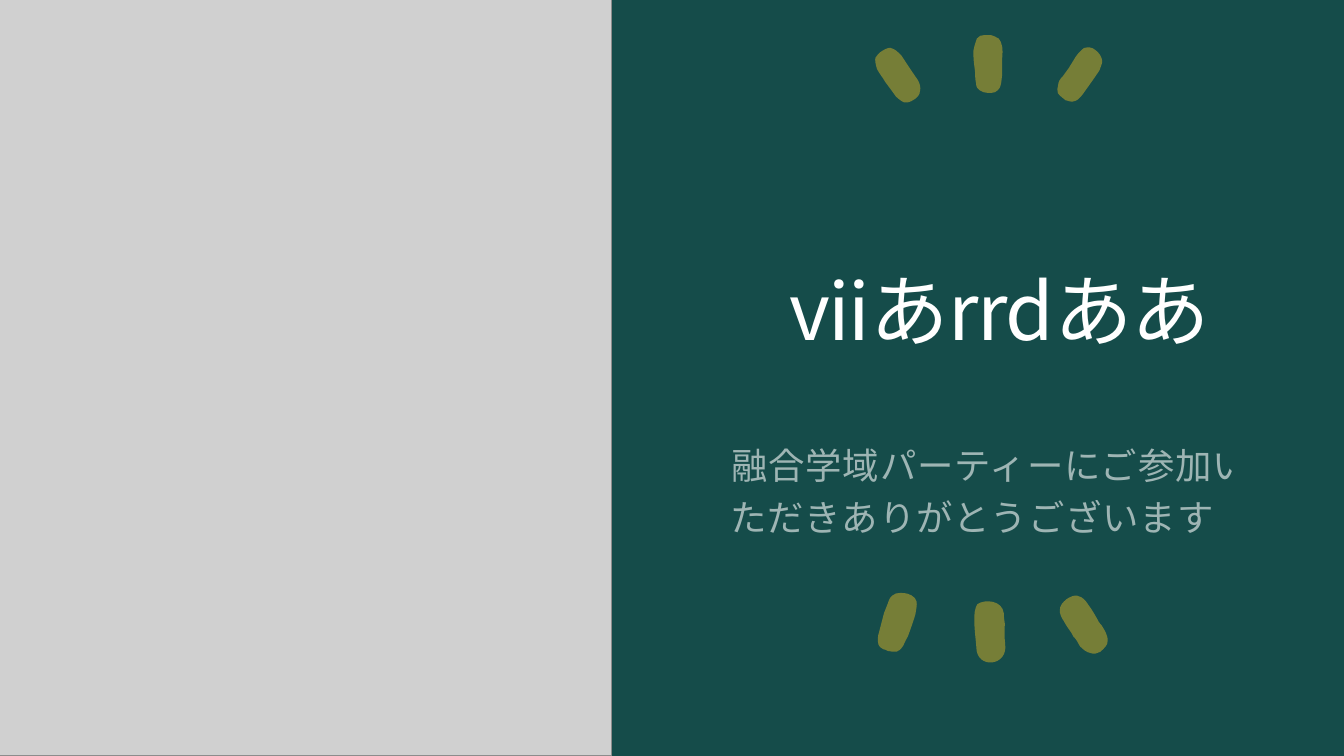
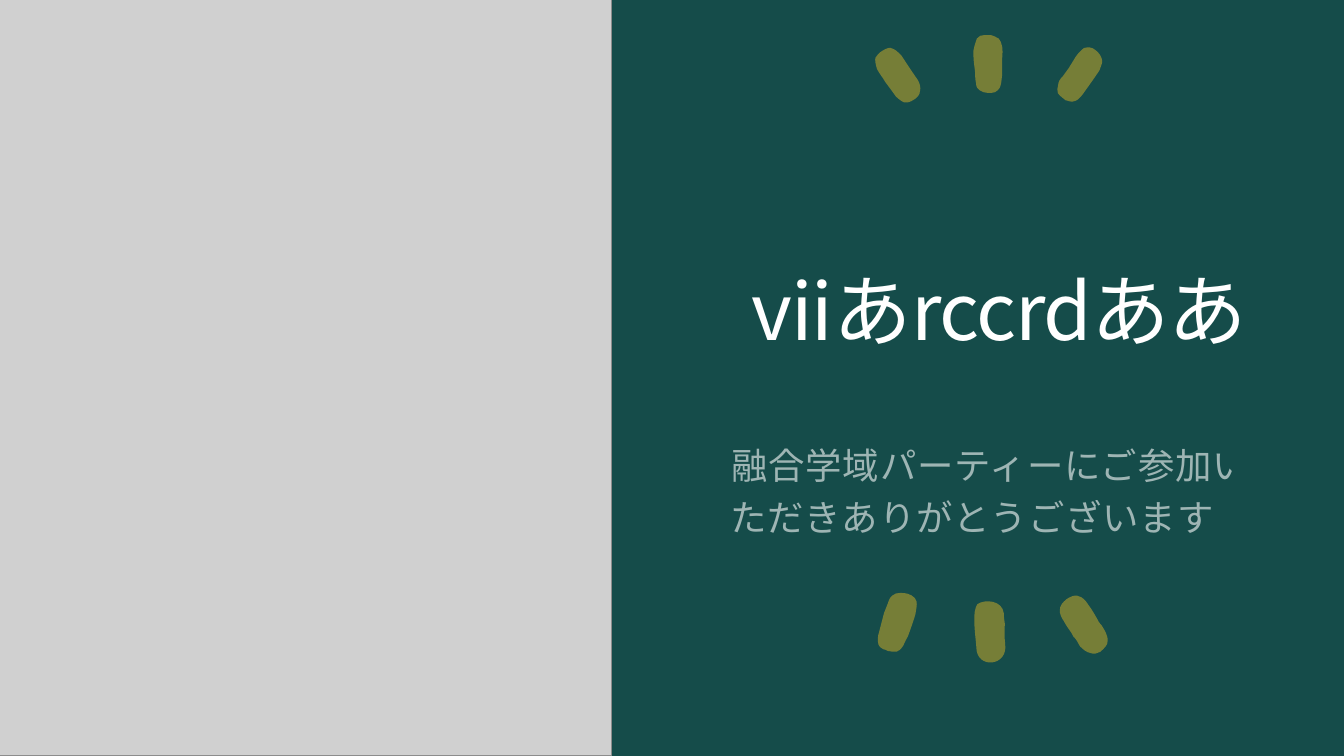
Before and after one commit to ogawa3427/utils, a slide deck: slide 1 of 2024quiz/quiz.pptx. Drawn at 1344x756 pixels with LibreOffice and Linux fonts; fonts in the diff are those of the drawing; grey boxes stand for pictures. Boxes give left, top, right and bottom in pixels: in the first picture for what was removed or moved away, otherwise in the second. Text is boxed around its words. In the diff, an @@ line names an element or a change of style, - is before the commit and + after.

Commit message:
cc

```diff
--- a/2024quiz/quiz.pptx
+++ b/2024quiz/quiz.pptx
@@ title at box(752, 277, 1248, 344): text changed @@
-viiあrrdああ
+viiあrccrdああ
```
